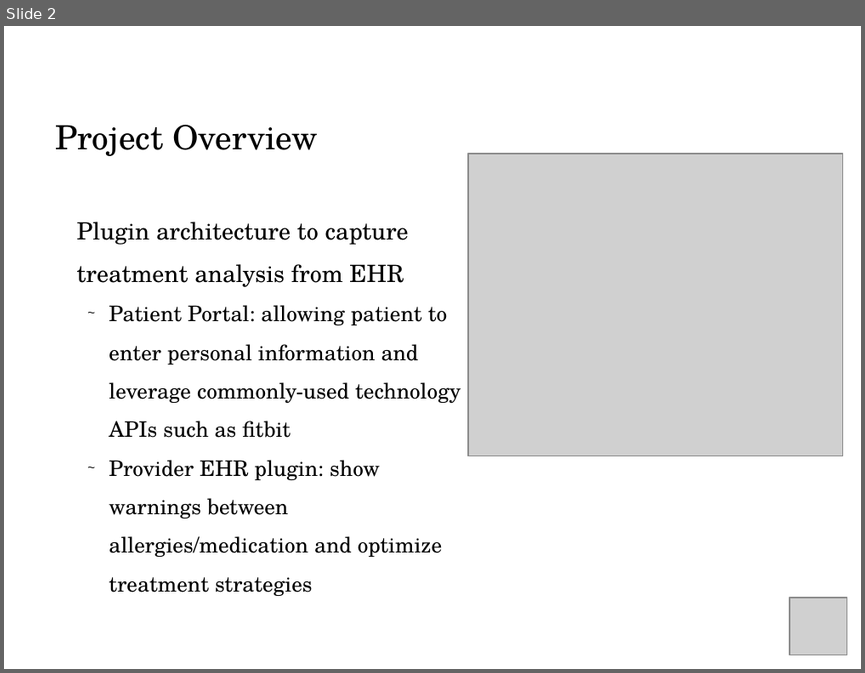
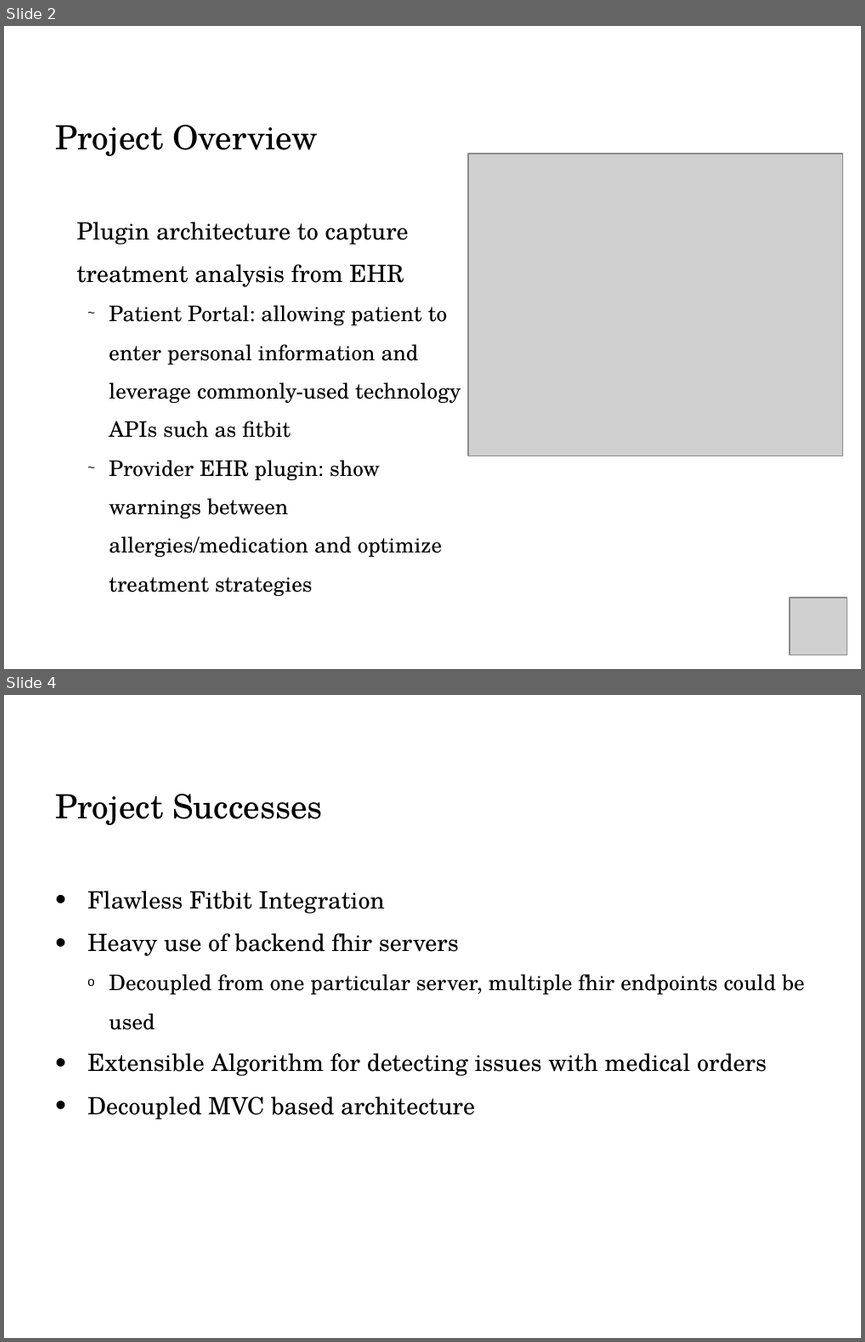
Before and after one commit to EhrgoHealth/CS6440, a slide deck: Final Presentation/Final Project - Ehrgo Health.pptx. Shown one above the other, each under a label of ours: slide 2 before the commit, slides 2 and 4 after it; the slides between them are not shown. The pictures are 865x673 and 865x1342 pixels, drawn with LibreOffice and Linux fonts; fonts in the diff are those of the drawing; grey boxes stand for pictures; background and template pictures are left out. Boxes give left, top, right and bottom in pixels: in the first picture for what was removed or moved away, otherwise in the second. Text is boxed around its words. In the diff, an @@ line names an element or a change of style, - is before the commit and + after.

```diff
--- a/Final Presentation/Final Project - Ehrgo Health.pptx
+++ b/Final Presentation/Final Project - Ehrgo Health.pptx
@@ slide 4 added at <box>4,695,861,1338</box>, background #FFFFFF @@
@@ title added at <box>55,794,323,825</box>, 28 pt, text #000000 @@
+Project Successes
@@ text added at <box>87,891,805,1119</box>, 20 pt, text #000000 @@
+• Flawless Fitbit Integration
+• Heavy use of backend fhir servers
+  o Decoupled from one particular server, multiple fhir endpoints could be used
+• Extensible Algorithm for detecting issues with medical orders
+• Decoupled MVC based architecture
```
Also in this commit, not shown: 3 other slides added.
